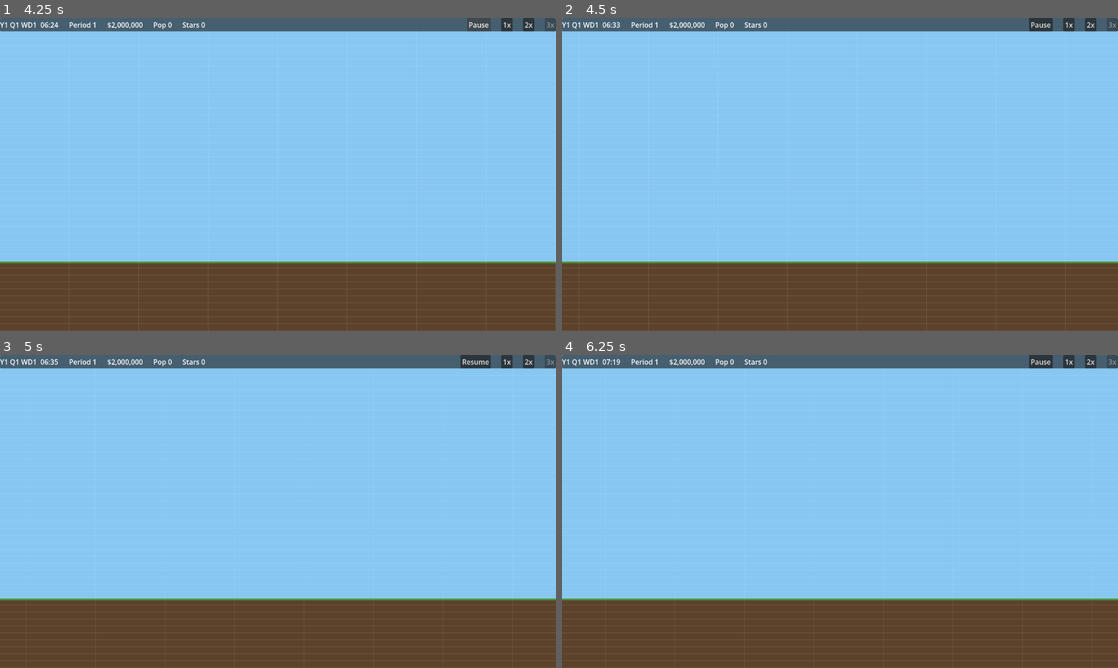
Above: before the commit, frames 1-4 (two rows, left to right).
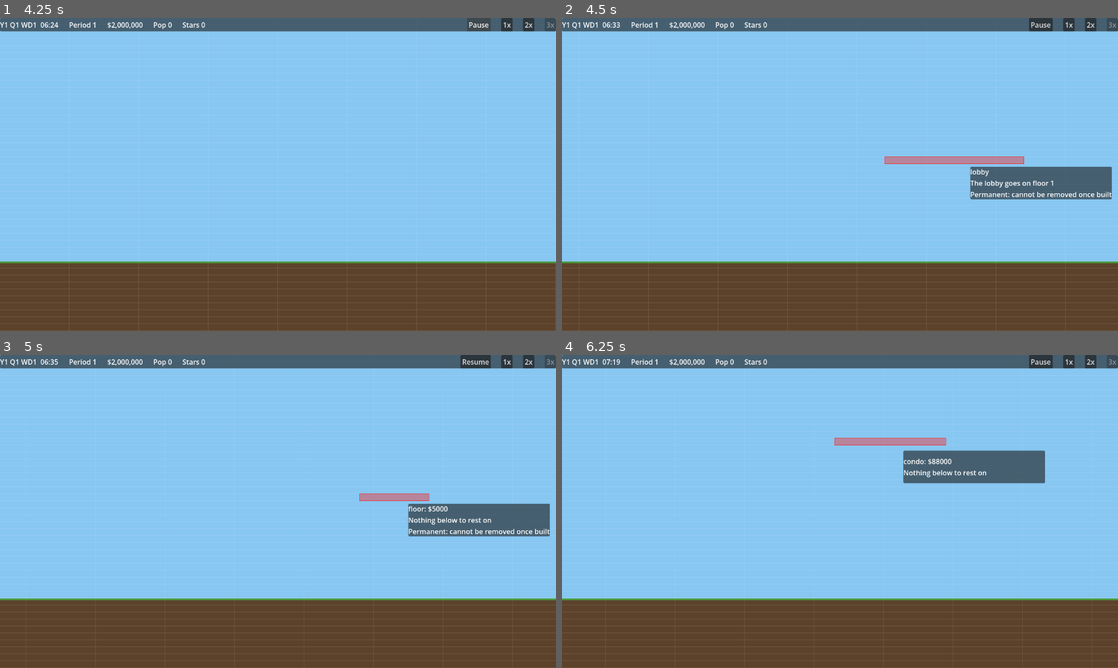
Above: after the commit, the same moments.

Repository: evidencelacking/TowerGame
Game: Godot game, scene res://scenes/main.tscn
Two runs of this game, one before a commit and one after it. Both use one fixed random seed, a clock stepped at 60 frames per second and the inputs below.
Inputs (mouse positions are in pixels of both pictures, inside the frame that each line leads up to):
- Up to frame 1 (4.25 s): click "2x" at 0.5 s; click "1x" at 1.25 s; click "3x" at 2 s; click "Pause" at 2.75 s; click "Resume" at 3.5 s
- Up to frame 2 (4.5 s): tap Enter at 4.25 s; move the mouse to (962, 158) at 4.27 s; hold Right (ui_right) from 4.28 s (still down); tap L at 4.35 s; click (962, 158) at 4.42 s
- Up to frame 3 (5 s): keep holding Right (ui_right); tap Space at 4.52 s; tap F at 4.55 s
- Up to frame 4 (6.25 s): release Right (ui_right) at 5 s; tap Space at 5 s; drag from (728, 527) to (812, 574) at 5.02 s; tap Enter at 5.75 s; move the mouse to (895, 442) at 5.77 s; hold Right (ui_right) from 5.78 s (still down); tap O at 5.85 s; click (895, 442) at 5.92 s; tap C at 6.05 s

Frame 1 is identical in both runs. In frame 2, 3.3% of the frame differs, in the area x 58-99%, y 44-58%; in frame 3, 3.0%; in frame 4, 3.2%.

Commit message:
feat: placement ghost shows validity, cost, refusal reason and permanent warning (refs #13)
Co-Authored-By: Claude Sonnet 5.5 <noreply@anthropic.com>

Diff:
--- a/scenes/main.tscn
+++ b/scenes/main.tscn
@@ -1,5 +1,6 @@
-[gd_scene load_steps=5 format=3]
+[gd_scene load_steps=6 format=3]
 
+[ext_resource type="Script" path="res://scripts/view/placement_ghost.gd" id="ghost"]
 [ext_resource type="Script" path="res://scripts/main.gd" id="1"]
 [ext_resource type="Script" path="res://scripts/view/tower_renderer.gd" id="2"]
 [ext_resource type="Script" path="res://scripts/view/tower_camera.gd" id="cam"]
@@ -11,6 +12,9 @@
 [node name="TowerRenderer" type="Node2D" parent="."]
 script = ExtResource("2")
 
+[node name="PlacementGhost" type="Node2D" parent="."]
+script = ExtResource("ghost")
+
 [node name="TowerCamera" type="Camera2D" parent="."]
 script = ExtResource("cam")
 
--- a/scripts/main.gd
+++ b/scripts/main.gd
@@ -16,3 +16,4 @@
 	var renderer: TowerRenderer = $TowerRenderer
 	renderer.people = [[1, 240], [3, 800]]
 	renderer.set_tower(_tower)
+	($PlacementGhost as PlacementGhost).set_tower(_tower)
--- /dev/null
+++ b/scripts/view/placement_ghost.gd
@@ -0,0 +1,225 @@
+class_name PlacementGhost
+extends Node2D
+## The build-tool ghost: follows the mouse snapped to the grid and shows whether the build is
+## valid, its total cost, a plain refusal reason, and a warning for rooms that cannot be removed.
+## View only. Every verdict comes from the sim's read-only check_* functions; this file only
+## words them. Keys: L lobby, F floor, O office, C condo, B bulldoze, Esc none.
+
+const VC := preload("res://scripts/view/view_consts.gd")
+const RoomsScript := preload("res://scripts/sim/rooms.gd")
+const FloorsScript := preload("res://scripts/sim/floors.gd")
+const CatalogueScript := preload("res://scripts/sim/room_catalogue.gd")
+const TowerSim := preload("res://scripts/sim/tower.gd")
+const GridScript := preload("res://scripts/sim/grid.gd")
+
+const BULLDOZE := "bulldoze"  ## The one tool that is not a catalogue id.
+const FLOOR_SPAN_WIDTH: int = 10  ## Ghost width for the floor tool (view tunable).
+const LOBBY_SPAN_WIDTH: int = 20  ## Ghost width for the lobby tool (view tunable).
+const PERMANENT_TEXT := "Permanent: cannot be removed once built"
+const VALID_TINT := Color(0.2, 0.9, 0.3, 0.45)
+const INVALID_TINT := Color(0.95, 0.2, 0.2, 0.45)
+
+## Refusal code -> our own short wording, one table per sim source (codes overlap across them).
+const FLOOR_TEXT: Dictionary = {
+	FloorsScript.BAD_FLOOR: "Not a floor",
+	FloorsScript.BAD_SPAN: "Runs off the tower's edge",
+	FloorsScript.NOTHING_BELOW: "Nothing below to rest on",
+	FloorsScript.WIDER_THAN_BELOW: "Too wide for the floor below",
+	FloorsScript.OVER_SHAFT: "Over a shaft",
+	FloorsScript.ALREADY_BUILT: "Already built",
+	FloorsScript.OCCUPIED_BY_LOBBY: "Overlaps the lobby",
+	FloorsScript.LOBBY_BAD_FLOOR: "The lobby goes on floor 1",
+	FloorsScript.LOBBY_BAD_HEIGHT: "Lobby must be 1 to 3 floors tall",
+	FloorsScript.LOBBY_EXISTS: "The lobby is already built",
+	FloorsScript.SHORT_OF_FUNDS: "Not enough money",
+}
+const ROOM_TEXT: Dictionary = {
+	RoomsScript.SHORT_OF_FUNDS: "Not enough money",
+	RoomsScript.BAD_FLOOR: "Not a floor",
+	RoomsScript.UNKNOWN_KIND: "Cannot be built yet",
+	RoomsScript.BELOW_GROUND: "Above ground only",
+	RoomsScript.LOBBY_FLOOR: "Floor 1 is for the lobby",
+	RoomsScript.OFF_TOWER: "Runs off the tower's edge",
+	RoomsScript.OVERLAPS_ROOM: "Overlaps another room",
+	RoomsScript.OVERLAPS_LOBBY: "Overlaps the lobby",
+	RoomsScript.OVER_SHAFT: "Over a shaft",
+	RoomsScript.NOTHING_BELOW: "Nothing below to rest on",
+	RoomsScript.OVERHANG: "Too wide for the floor below",
+}
+const BULLDOZE_TEXT: Dictionary = {
+	RoomsScript.BAD_FLOOR: "Not a floor",
+	RoomsScript.NOTHING_THERE: "Nothing to remove here",
+	RoomsScript.PERMANENT: "Permanent: cannot be removed",
+	RoomsScript.NOT_A_ROOM: "Not a room",
+}
+
+var tower: TowerSim = null
+var tool: String = ""  ## "" (off), BULLDOZE, or a catalogue id.
+var stars: int = 1  ## Current star rating. The sim has no stars yet (view stub until it does).
+var result: Dictionary = {}  ## Last evaluate() verdict, for the label and the tests.
+var _panel: PanelContainer
+var _label: Label
+
+
+func _ready() -> void:
+	var layer := CanvasLayer.new()
+	layer.layer = 5
+	add_child(layer)
+	_panel = PanelContainer.new()
+	_panel.mouse_filter = Control.MOUSE_FILTER_IGNORE
+	_label = Label.new()
+	_label.mouse_filter = Control.MOUSE_FILTER_IGNORE
+	_panel.add_child(_label)
+	layer.add_child(_panel)
+	_panel.visible = false
+
+
+func set_tower(value: TowerSim) -> void:
+	tower = value
+
+
+func set_tool(value: String) -> void:
+	tool = value
+
+
+## Wording for a sim refusal code. source is "floors", "rooms" or "bulldoze".
+static func reason_text(source: String, code: int) -> String:
+	var table: Dictionary = FLOOR_TEXT
+	match source:
+		"rooms": table = ROOM_TEXT
+		"bulldoze": table = BULLDOZE_TEXT
+	return table.get(code, "Cannot build here")
+
+
+## True when the catalogue marks the row as not removable.
+static func is_permanent(kind: String) -> bool:
+	return CatalogueScript.has(kind) and not CatalogueScript.is_removable(kind)
+
+
+## Footprint width in cells of a tool's ghost.
+static func width_of(tool_id: String) -> int:
+	match tool_id:
+		"lobby": return LOBBY_SPAN_WIDTH
+		"floor": return FLOOR_SPAN_WIDTH
+	if CatalogueScript.has(tool_id):
+		return CatalogueScript.field(tool_id, "width")
+	return 1
+
+
+## Judges a tool at (floor_number, x_left) by asking the sim's check_* functions. Returns
+## {valid, cost, text, permanent, floor, x, width, height}. Reads only; never changes the tower.
+static func evaluate(t: TowerSim, tool_id: String, floor_number: int, x_left: int, star_rating: int) -> Dictionary:
+	var out := {"valid": false, "cost": 0, "text": "", "permanent": false,
+		"floor": floor_number, "x": x_left, "width": width_of(tool_id), "height": 1}
+	if tool_id == BULLDOZE:
+		return _evaluate_bulldoze(t, floor_number, x_left, out)
+	out["permanent"] = is_permanent(tool_id)
+	if not CatalogueScript.has(tool_id):
+		out["text"] = reason_text("rooms", RoomsScript.UNKNOWN_KIND)
+		return out
+	var code: int = 0
+	var source := "rooms"
+	match tool_id:
+		"lobby":
+			source = "floors"
+			var lobby := t.floors.check_lobby(floor_number, x_left, x_left + LOBBY_SPAN_WIDTH - 1, 1)
+			code = lobby["reason"]
+			out["cost"] = lobby["cost"]
+		"floor":
+			source = "floors"
+			var span := t.floors.check_span(floor_number, x_left, x_left + FLOOR_SPAN_WIDTH - 1)
+			code = span["reason"]
+			out["cost"] = span["cost"]
+		_:
+			var placed := t.rooms.check_place(t.grid, t.floors, tool_id, floor_number, x_left)
+			code = placed["reason"]
+			out["cost"] = placed["cost"]
+	if CatalogueScript.star(tool_id) > star_rating:
+		out["text"] = "Needs %d stars" % CatalogueScript.star(tool_id)
+	elif code != 0:
+		out["text"] = reason_text(source, code)
+	elif out["cost"] > t.ledger.balance:
+		out["text"] = reason_text("rooms", RoomsScript.SHORT_OF_FUNDS)
+	else:
+		out["valid"] = true
+	return out
+
+
+static func _evaluate_bulldoze(t: TowerSim, floor_number: int, x: int, out: Dictionary) -> Dictionary:
+	var checked := t.rooms.check_bulldoze(t.grid, t.floors, floor_number, x)
+	out["width"] = 1
+	if checked["reason"] != 0:
+		out["text"] = reason_text("bulldoze", checked["reason"])
+		out["permanent"] = checked["reason"] == RoomsScript.PERMANENT
+		return out
+	var run := t.grid.run_of(checked["room_id"])
+	out["x"] = run[1]
+	out["width"] = run[2]
+	out["valid"] = true
+	var text := "Remove %s (free)" % t.rooms.kind_of(checked["room_id"])
+	if checked["refund"] > 0:
+		text += ", pays back $%d" % checked["refund"]
+	if checked["occupants"] > 0:
+		text += ", %d people leave" % checked["occupants"]
+	out["text"] = text
+	return out
+
+
+## Text lines for the label: kind and cost, the refusal if any, the permanent warning.
+static func lines_for(tool_id: String, verdict: Dictionary) -> Array[String]:
+	var lines: Array[String] = []
+	if tool_id == BULLDOZE:
+		lines.append(verdict["text"])
+		return lines
+	if verdict["cost"] > 0:
+		lines.append("%s: $%d" % [tool_id, verdict["cost"]])
+	else:
+		lines.append(tool_id)
+	if not verdict["valid"]:
+		lines.append(verdict["text"])
+	if verdict["permanent"]:
+		lines.append(PERMANENT_TEXT)
+	return lines
+
+
+func _unhandled_key_input(event: InputEvent) -> void:
+	var key := event as InputEventKey
+	if key == null or not key.pressed or key.echo:
+		return
+	match key.keycode:
+		KEY_L: set_tool("lobby")
+		KEY_F: set_tool("floor")
+		KEY_O: set_tool("office")
+		KEY_C: set_tool("condo")
+		KEY_B: set_tool(BULLDOZE)
+		KEY_ESCAPE: set_tool("")
+
+
+func _process(_delta: float) -> void:
+	if tower == null or tool == "" or _panel == null:
+		if _panel != null:
+			_panel.visible = false
+		if not result.is_empty():
+			result = {}
+			queue_redraw()
+		return
+	var world := get_global_mouse_position()
+	var column := floori(world.x / VC.CELL_PX)
+	var row := floori(world.y / VC.CELL_PX)
+	var floor_number := GridScript.index_to_floor(GridScript.FLOOR_COUNT - 1 - row)
+	var x_left := column if tool == BULLDOZE else column - width_of(tool) / 2
+	result = evaluate(tower, tool, floor_number, x_left, stars)
+	_label.text = "\n".join(lines_for(tool, result))
+	_panel.visible = true
+	_panel.position = get_viewport().get_mouse_position() + Vector2(18, 18)
+	queue_redraw()
+
+
+func _draw() -> void:
+	if result.is_empty() or not GridScript.is_valid_floor(result["floor"]):
+		return
+	var rect := Rect2i(result["x"] * VC.CELL_PX, VC.floor_to_row(result["floor"]) * VC.CELL_PX,
+		result["width"] * VC.CELL_PX, result["height"] * VC.CELL_PX)
+	var tint := VALID_TINT if result["valid"] else INVALID_TINT
+	draw_rect(rect, tint)
+	draw_rect(rect, Color(tint, 1.0), false, 1.0)
--- a/tests/run_tests.gd
+++ b/tests/run_tests.gd
@@ -16,6 +16,7 @@
 const TestLobby := preload("res://tests/test_lobby.gd")
 const TestRooms := preload("res://tests/test_rooms.gd")
 const TestBulldoze := preload("res://tests/test_bulldoze.gd")
+const TestGhost := preload("res://tests/test_ghost.gd")
 
 var failures := 0
 
@@ -35,6 +36,7 @@
 	TestLobby.run(check)
 	TestRooms.run(check)
 	TestBulldoze.run(check)
+	TestGhost.run(check)
 	print("TESTS FINISHED failures=%d" % failures)
 	quit(failures)
 
--- /dev/null
+++ b/tests/test_ghost.gd
@@ -0,0 +1,88 @@
+extends RefCounted
+## Placement ghost tests (2.5): each refusal reason has its own wording, costs include the floor
+## bought under a room, and every non-removable catalogue row shows the permanent warning.
+
+const TowerSim := preload("res://scripts/sim/tower.gd")
+const Command := TowerSim.Command
+const Ghost := preload("res://scripts/view/placement_ghost.gd")
+const RoomsScript := preload("res://scripts/sim/rooms.gd")
+const FloorsScript := preload("res://scripts/sim/floors.gd")
+const CatalogueScript := preload("res://scripts/sim/room_catalogue.gd")
+const TestRooms := preload("res://tests/test_rooms.gd")
+const FALLBACK := "Cannot build here"
+
+
+## A tower with a ground lobby at columns 100 to 131.
+static func _wide() -> TowerSim:
+	var tower := TowerSim.new(1, 2000000)
+	TestRooms._send(tower, Command.BUILD_LOBBY, [1, 100, 131, 1] as Array[int])
+	return tower
+
+
+static func _kind(id: String) -> int:
+	return CatalogueScript.IDS.find(id)
+
+
+static func _text(t: TowerSim, tool_id: String, floor_number: int, x: int, stars: int = 5) -> String:
+	return Ghost.evaluate(t, tool_id, floor_number, x, stars)["text"]
+
+
+static func run(check: Callable) -> void:
+	var t := _wide()
+	check.call(t.floors.has_lobby(), "fixture: the lobby is built")
+	# Valid: cost includes the floor bought under the room (9 units at 500 on top of 40000).
+	var ok := Ghost.evaluate(t, "office", 2, 100, 1)
+	check.call(ok["valid"] and ok["text"] == "", "an office on the lobby is a valid ghost")
+	check.call(ok["cost"] == 40000 + 9 * 500, "the ghost cost includes the floor under the room")
+	check.call(Ghost.lines_for("office", ok)[0] == "office: $44500", "the label shows the total cost")
+	check.call(ok["width"] == 9 and ok["x"] == 100, "the ghost footprint is the catalogue width at the snapped column")
+
+	# One refusal reason each, worded by us.
+	check.call(_text(t, "office", 2, 125) == "Too wide for the floor below", "an overhanging room reads as too wide")
+	check.call(not Ghost.evaluate(t, "office", 2, 125, 1)["valid"], "an overhanging office is invalid")
+	check.call(_text(t, "floor", 2, 125) == "Too wide for the floor below", "a wide floor span reads as too wide")
+	check.call(_text(t, "office", -1, 100) == "Above ground only", "below ground reads as above ground only")
+	check.call(_text(t, "service_shaft", 2, 100, 1) == "Needs 2 stars", "a locked room reads as star locked")
+	check.call(not Ghost.evaluate(t, "service_shaft", 2, 100, 1)["valid"], "a star-locked ghost is invalid")
+	check.call(Ghost.reason_text("rooms", RoomsScript.OFF_TOWER) == "Runs off the tower's edge", "off the tower reads as off the edge")
+	check.call(_text(t, "office", 1, 100) == "Floor 1 is for the lobby", "an office on floor 1 reads as the lobby floor")
+	check.call(_text(t, "office", 2, 20) == "Nothing below to rest on", "no floor below reads as nothing below")
+	check.call(_text(t, "lobby", 1, 100) == "The lobby is already built", "a second lobby reads as already built")
+
+	# Overlap, shaft, money.
+	TestRooms._room(t, _kind("office"), 2, 100)
+	check.call(_text(t, "office", 2, 100) == "Overlaps another room", "a room over a room reads as overlap")
+	check.call(_text(t, "office", 2, 104) == "Overlaps another room", "a partial overlap reads as overlap")
+	check.call(t.floors.mark_shaft(3, 105), "fixture: a shaft cell is marked on floor 3")
+	check.call(_text(t, "floor", 3, 100) == "Over a shaft", "a floor span over a shaft reads as over a shaft")
+	var poor := _wide()
+	TestRooms._send(poor, Command.PURCHASE, [poor.ledger.balance - 1000, 1] as Array[int])
+	var broke := Ghost.evaluate(poor, "office", 2, 100, 1)
+	check.call(not broke["valid"] and broke["text"] == "Not enough money", "an unaffordable build reads as not enough money")
+
+	# Every table entry has its own wording, never the generic fallback.
+	for code: int in Ghost.ROOM_TEXT:
+		check.call(Ghost.reason_text("rooms", code) != FALLBACK, "room code %d has its own wording" % code)
+	for code: int in Ghost.FLOOR_TEXT:
+		check.call(Ghost.reason_text("floors", code) != FALLBACK, "floor code %d has its own wording" % code)
+	for code: int in Ghost.BULLDOZE_TEXT:
+		check.call(Ghost.reason_text("bulldoze", code) != FALLBACK, "bulldoze code %d has its own wording" % code)
+	check.call(Ghost.reason_text("rooms", 9999) == FALLBACK, "an unknown code falls back to the generic wording")
+
+	# Bulldoze: names what goes, or why it cannot.
+	var dozer := Ghost.evaluate(t, Ghost.BULLDOZE, 2, 104, 1)
+	check.call(dozer["valid"] and dozer["x"] == 100 and dozer["width"] == 9, "bulldoze highlights the whole room")
+	check.call("office" in dozer["text"], "bulldoze names the room it would remove")
+	var lobby_hit := Ghost.evaluate(t, Ghost.BULLDOZE, 1, 104, 1)
+	check.call(not lobby_hit["valid"] and lobby_hit["text"] == Ghost.reason_text("bulldoze", RoomsScript.PERMANENT), "bulldoze refuses the lobby with a reason")
+	check.call(Ghost.evaluate(t, Ghost.BULLDOZE, 5, 5, 1)["text"] == "Nothing to remove here", "bulldoze on empty ground says nothing there")
+
+	# The permanent warning shows for exactly the catalogue rows that are not removable.
+	var permanent_rows := 0
+	for id: String in CatalogueScript.IDS:
+		var lines := Ghost.lines_for(id, Ghost.evaluate(t, id, 2, 100, 5))
+		var removable: bool = CatalogueScript.field(id, "removable")
+		check.call((Ghost.PERMANENT_TEXT in lines) == (not removable), "%s: permanent warning matches removable" % id)
+		if not removable:
+			permanent_rows += 1
+	check.call(permanent_rows >= 6, "the catalogue has at least the six permanent rows (the loop covers any more)")
Not shown, added: scripts/view/placement_ghost.gd.uid
Not shown, added: tests/test_ghost.gd.uid
